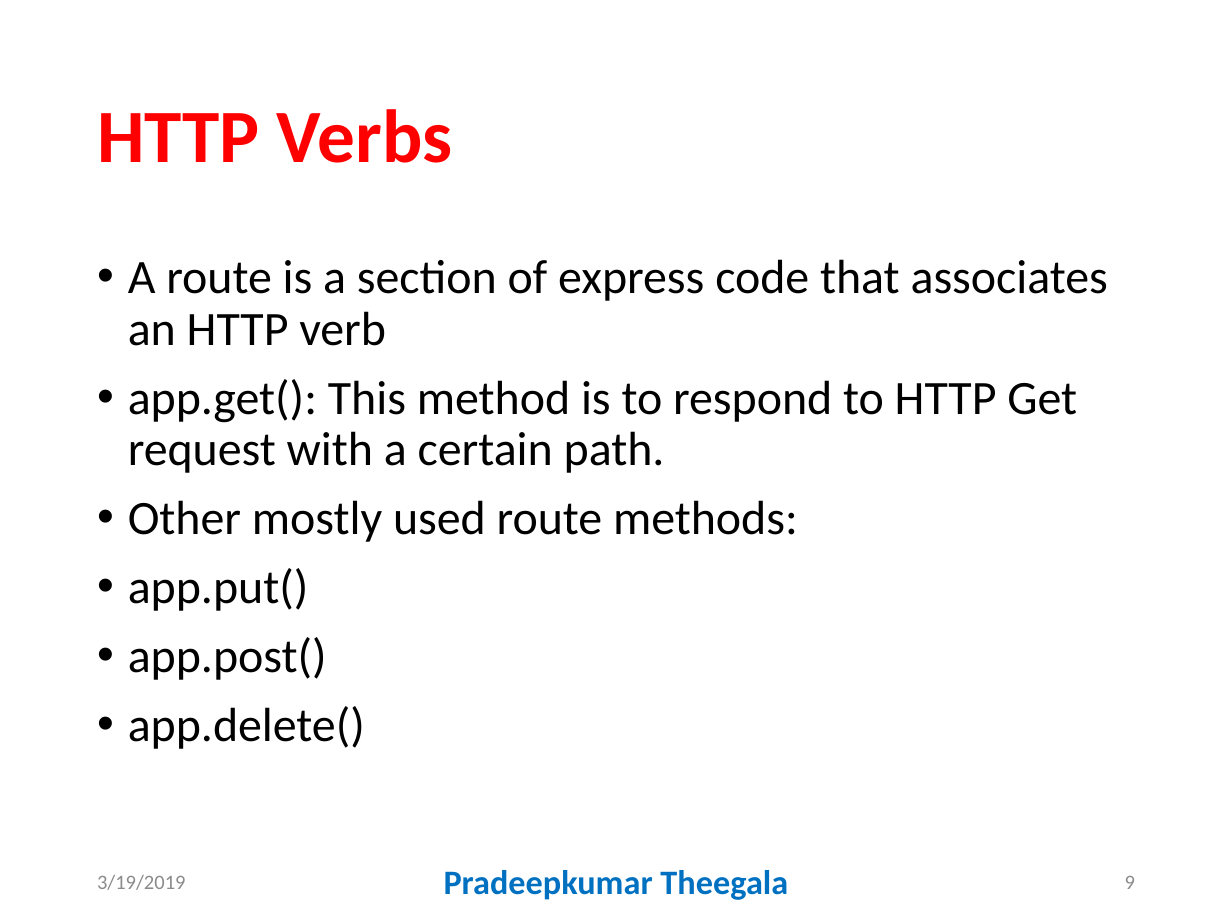
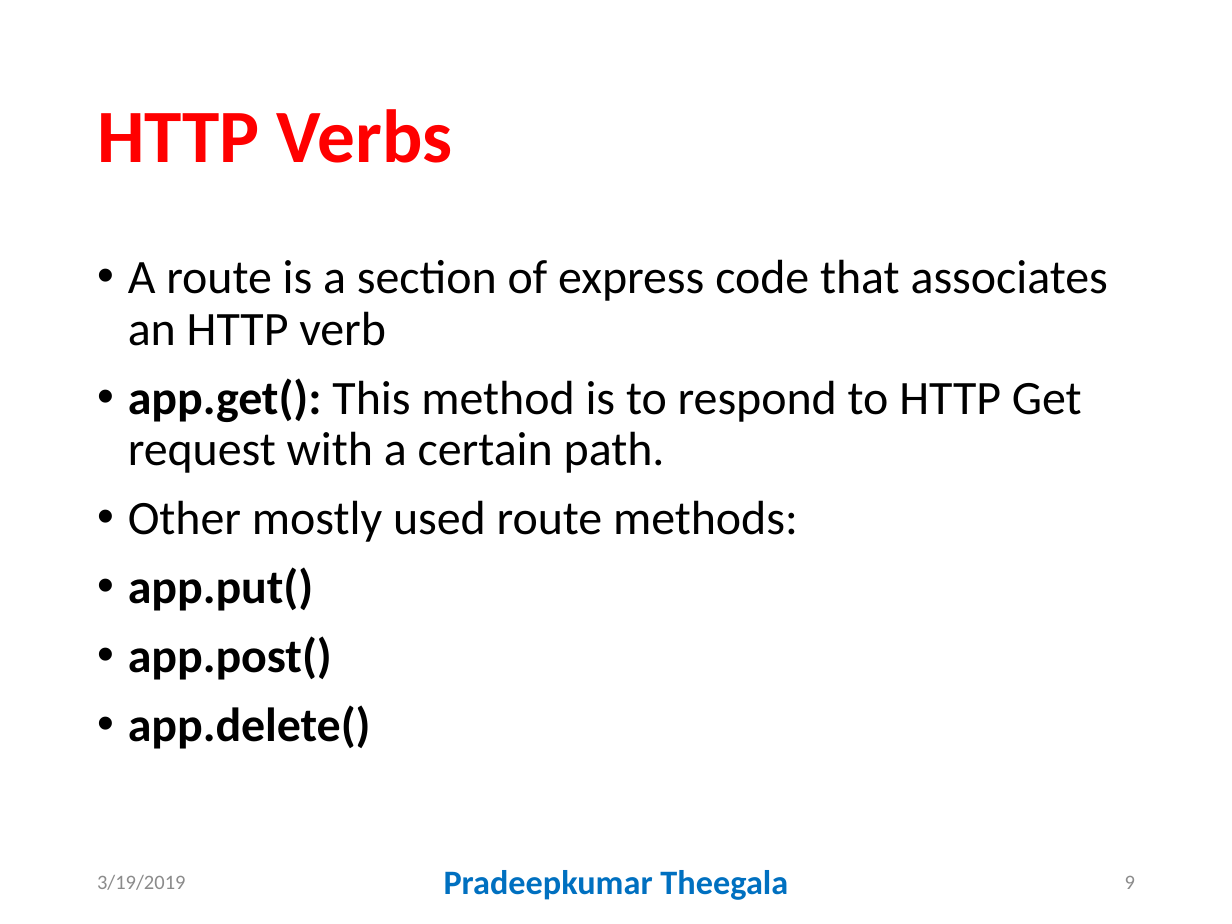
Before and after one commit to GallaPriyanka/routingExpressApp, a slide deck: slide 9 of docs/ws5.pptx. Drawn at 1232x924 pixels with LibreOffice and Linux fonts; fonts in the diff are those of the drawing. Boxes give left, top, right and bottom in pixels: in the first picture for what was removed or moved away, otherwise in the second. Text is boxed around its words. In the diff, an @@ line names an element or a change of style, - is before the commit and + after.

```diff
--- a/docs/ws5.pptx
+++ b/docs/ws5.pptx
@@ text at (128,378,1082,749): bold on in "app.get():", "app.put()", "app.post()", "app.delete()" @@
```
Also in this commit, not shown: 2 other slides changed.
